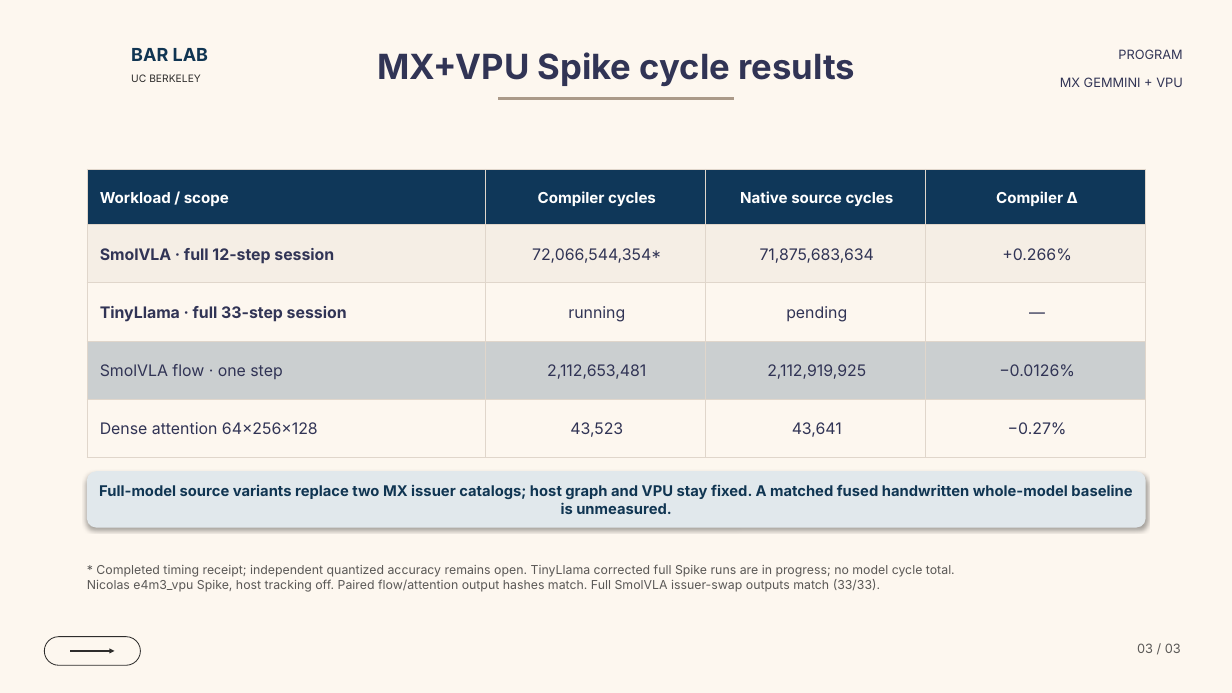
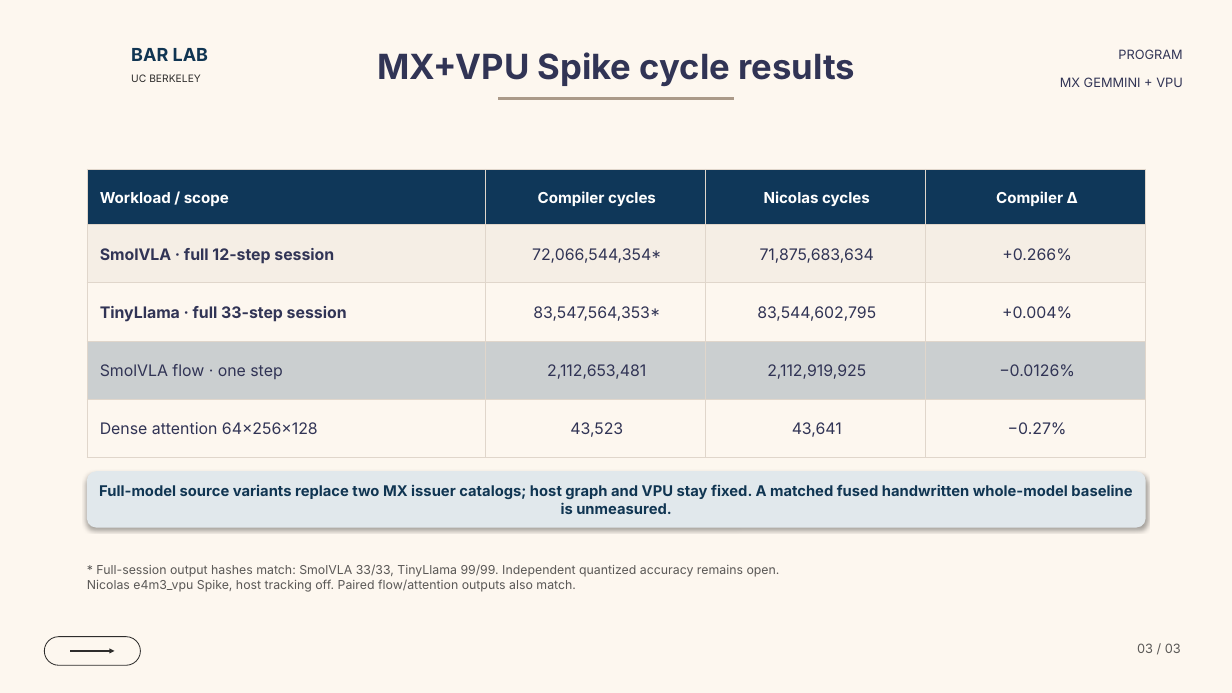
Before and after one commit to ucb-bar/mx-gemmini-mlir, a slide deck: slide 3 of docs/presentations/mx_gemmini_dialect_overview.pptx. Drawn at 1232x693 pixels with LibreOffice and Linux fonts; fonts in the diff are those of the drawing; background and template pictures are left out. Boxes give left, top, right and bottom in pixels: in the first picture for what was removed or moved away, otherwise in the second. Text is boxed around its words. In the diff, an @@ line names an element or a change of style, - is before the commit and + after.

Commit message:
Record full TinyLlama MX Spike comparison

```diff
--- a/docs/presentations/mx_gemmini_dialect_overview.pptx
+++ b/docs/presentations/mx_gemmini_dialect_overview.pptx
@@ table at (x1=87, y1=169, x2=1146, y2=457) @@
-row 1, column 3: Native source cycles
+row 1, column 3: Nicolas cycles
-row 3: TinyLlama · full 33-step session | running | pending | —
+row 3: TinyLlama · full 33-step session | 83,547,564,353* | 83,544,602,795 | +0.004%
@@ text at (x1=87, y1=564, x2=780, y2=592): text changed @@
-* Completed timing receipt; independent quantized accuracy remains open. TinyLlama corrected full Spike runs are in progress; no model cycle total.
-Nicolas e4m3_vpu Spike, host tracking off. Paired flow/attention output hashes match. Full SmolVLA issuer-swap outputs match (33/33).
+* Full-session output hashes match: SmolVLA 33/33, TinyLlama 99/99. Independent quantized accuracy remains open.
+Nicolas e4m3_vpu Spike, host tracking off. Paired flow/attention outputs also match.
```
Also in this commit, not shown: 13 other files.
